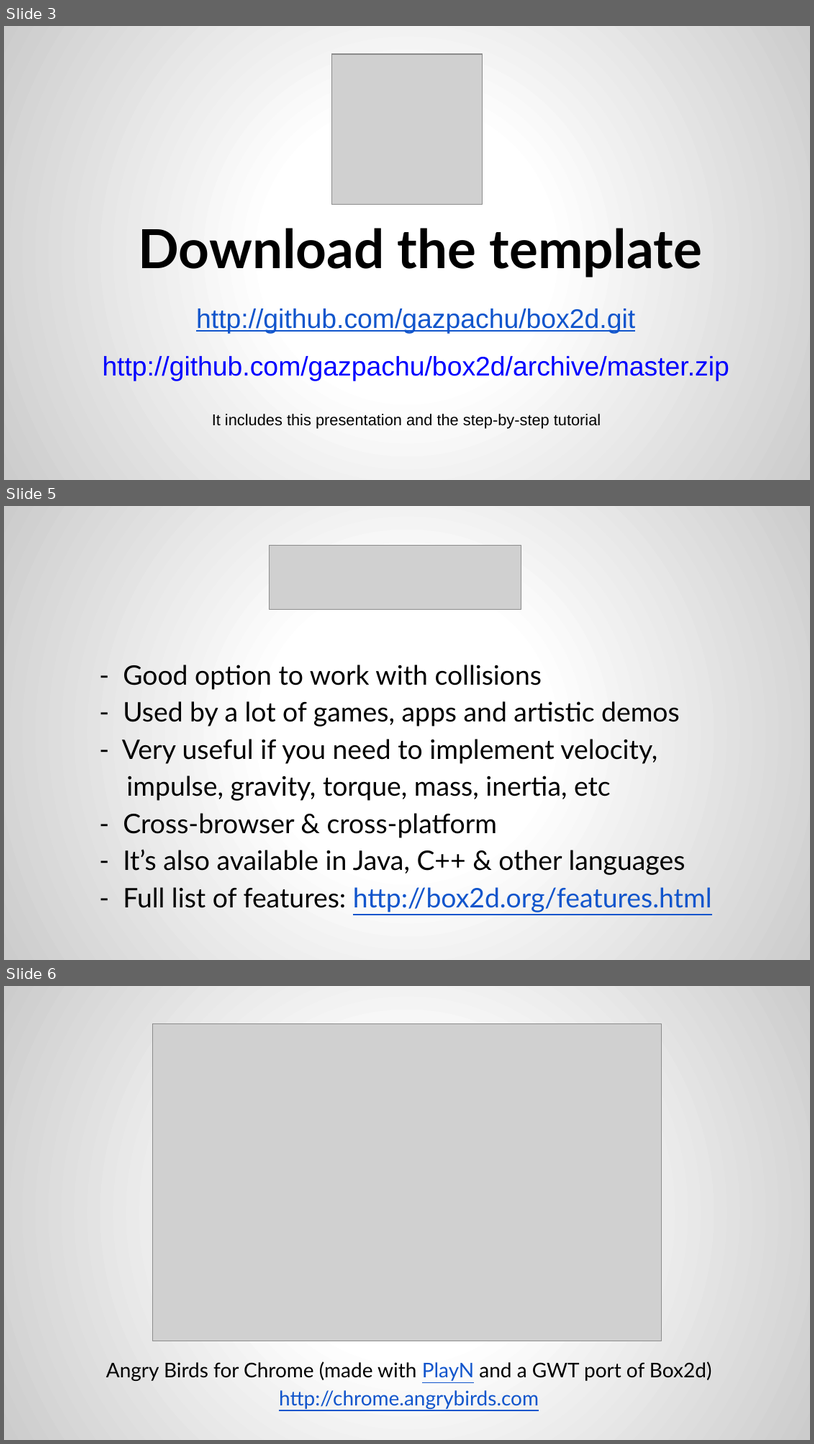
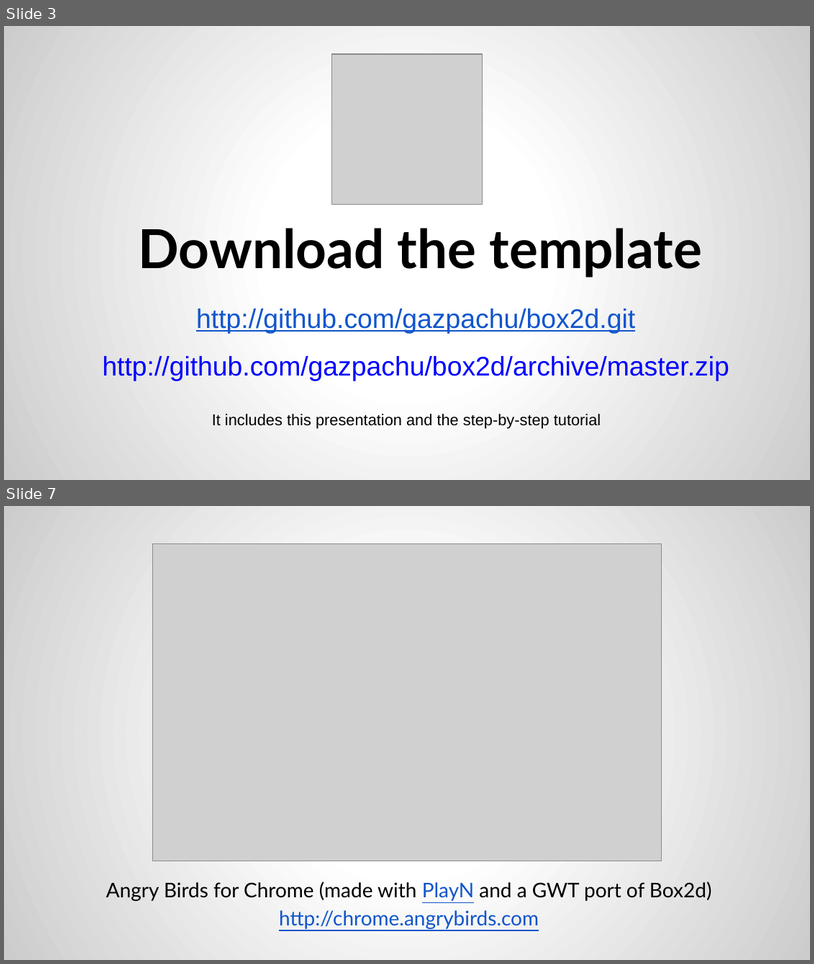
Before and after one commit to gazpachu/box2d, a slide deck: docs/Box2D with Javascript.pptx. Shown one above the other, each under a label of ours: slides 3, 5 and 6 before the commit, slides 3 and 7 after it; the slides between them are not shown. The pictures are 814x1444 and 814x964 pixels, drawn with LibreOffice and Linux fonts; fonts in the diff are those of the drawing; grey boxes stand for pictures. Boxes give left, top, right and bottom in pixels: in the first picture for what was removed or moved away, otherwise in the second. Text is boxed around its words. In the diff, an @@ line names an element or a change of style, - is before the commit and + after.

```diff
--- a/docs/Box2D with Javascript.pptx
+++ b/docs/Box2D with Javascript.pptx
@@ slide 5 removed at [4, 506, 810, 960], background gradient #FFFFFF to #CCCCCC @@
@@ picture removed at [269, 546, 521, 609] @@
@@ text removed at [122, 664, 712, 912] @@
-- Good option to work with collisions
-- Used by a lot of games, apps and artistic demos
-- Very useful if you need to implement velocity,
-impulse, gravity, torque, mass, inertia, etc
-- Cross-browser & cross-platform
-- It’s also available in Java, C++ & other languages
-- Full list of features: http://box2d.org/features.html
@@ what was slide 6 is now slide 7 @@
```
Also in this commit, not shown: 4 slides changed, 2 slides added.
